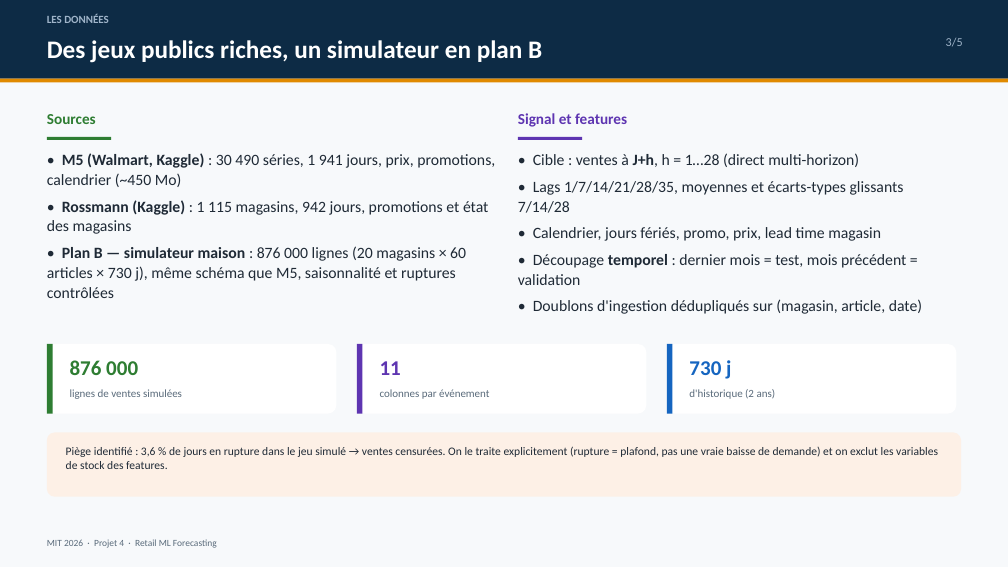
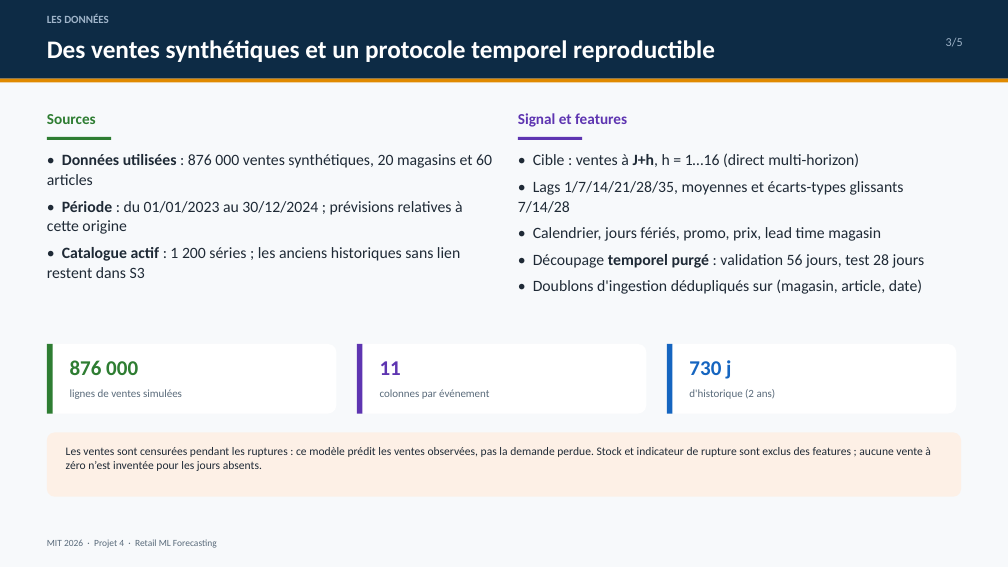
Before and after one commit to Aarf101/ForecastingML, a slide deck: slide 3 of Projet4-Retail-Forecasting/docs/slides.pptx. Drawn at 1008x567 pixels with LibreOffice and Linux fonts; fonts in the diff are those of the drawing. Boxes give left, top, right and bottom in pixels: in the first picture for what was removed or moved away, otherwise in the second. Text is boxed around its words. In the diff, an @@ line names an element or a change of style, - is before the commit and + after.

Commit message:
complete the aws forecasting validation and project deliverables

```diff
--- a/Projet4-Retail-Forecasting/docs/slides.pptx
+++ b/Projet4-Retail-Forecasting/docs/slides.pptx
@@ text at box(47, 40, 715, 62): text changed @@
-Des jeux publics riches, un simulateur en plan B
+Des ventes synthétiques et un protocole temporel reproductible
@@ text at box(47, 154, 492, 278): text changed @@
-• M5 (Walmart, Kaggle) : 30 490 séries, 1 941 jours, prix, promotions, calendrier (~450 Mo)
-• Rossmann (Kaggle) : 1 115 magasins, 942 jours, promotions et état des magasins
-• Plan B — simulateur maison : 876 000 lignes (20 magasins × 60 articles × 730 j), même schéma que M5, saisonnalité et ruptures contrôlées
+• Données utilisées : 876 000 ventes synthétiques, 20 magasins et 60 articles
+• Période : du 01/01/2023 au 30/12/2024 ; prévisions relatives à cette origine
+• Catalogue actif : 1 200 séries ; les anciens historiques sans lien restent dans S3
@@ text at box(533, 153, 859, 167): text changed @@
-• Cible : ventes à J+h, h = 1…28 (direct multi-horizon)
+• Cible : ventes à J+h, h = 1…16 (direct multi-horizon)
@@ text at box(533, 254, 925, 268): text changed @@
-• Découpage temporel : dernier mois = test, mois précédent = validation
+• Découpage temporel purgé : validation 56 jours, test 28 jours
@@ text at box(66, 447, 931, 471): text changed @@
-Piège identifié : 3,6 % de jours en rupture dans le jeu simulé → ventes censurées. On le traite explicitement (rupture = plafond, pas une vraie baisse de demande) et on exclut les variables de stock des features.
+Les ventes sont censurées pendant les ruptures : ce modèle prédit les ventes observées, pas la demande perdue. Stock et indicateur de rupture sont exclus des features ; aucune vente à zéro n’est inventée pour les jours absents.
```
Also in this commit, not shown: 4 other slides changed, 55 other files.
